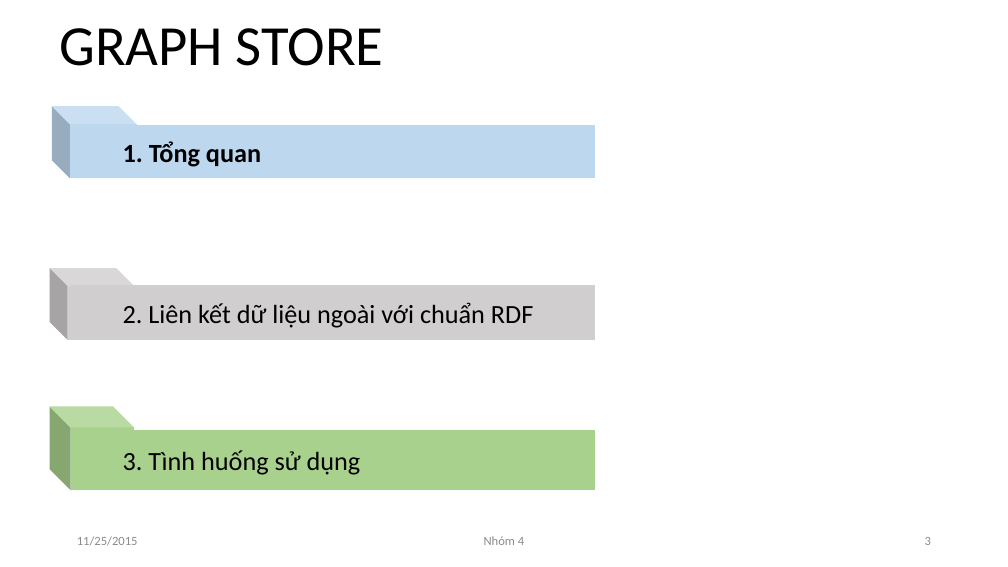
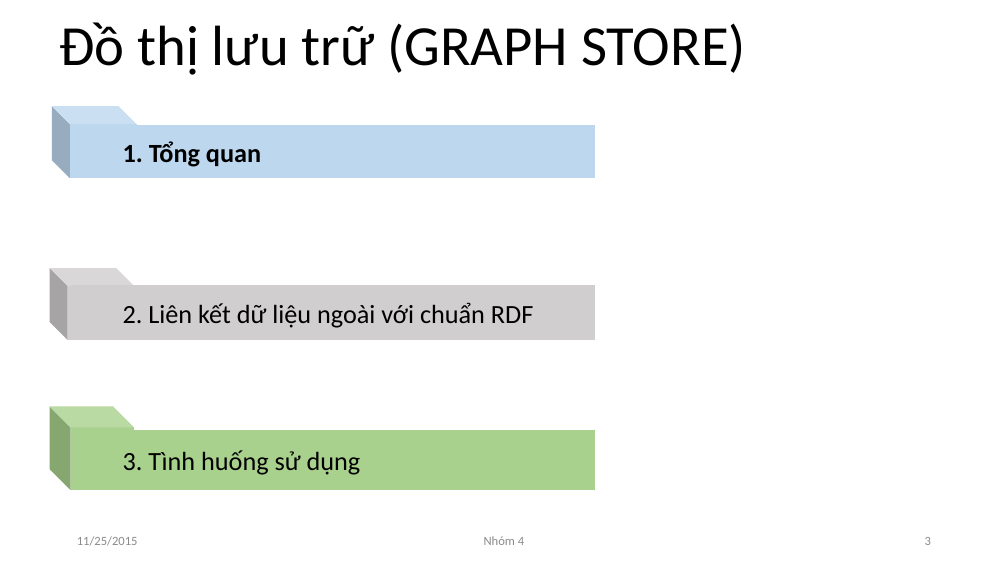
Before and after one commit to NguyenDucHoangLong/Group_4_HTTTHD, a slide deck: slide 3 of Document/Seminar/Slide/N04_SlideThuyetTrinh_v1.pptx. Drawn at 1008x567 pixels with LibreOffice and Linux fonts; fonts in the diff are those of the drawing. Boxes give left, top, right and bottom in pixels: in the first picture for what was removed or moved away, otherwise in the second. Text is boxed around its words. In the diff, an @@ line names an element or a change of style, - is before the commit and + after.

```diff
--- a/Document/Seminar/Slide/N04_SlideThuyetTrinh_v1.pptx
+++ b/Document/Seminar/Slide/N04_SlideThuyetTrinh_v1.pptx
@@ title at [59,22,746,75]: text changed @@
-GRAPH STORE
+Đồ thị lưu trữ (GRAPH STORE)
```
Also in this commit, not shown: 6 other slides changed.
